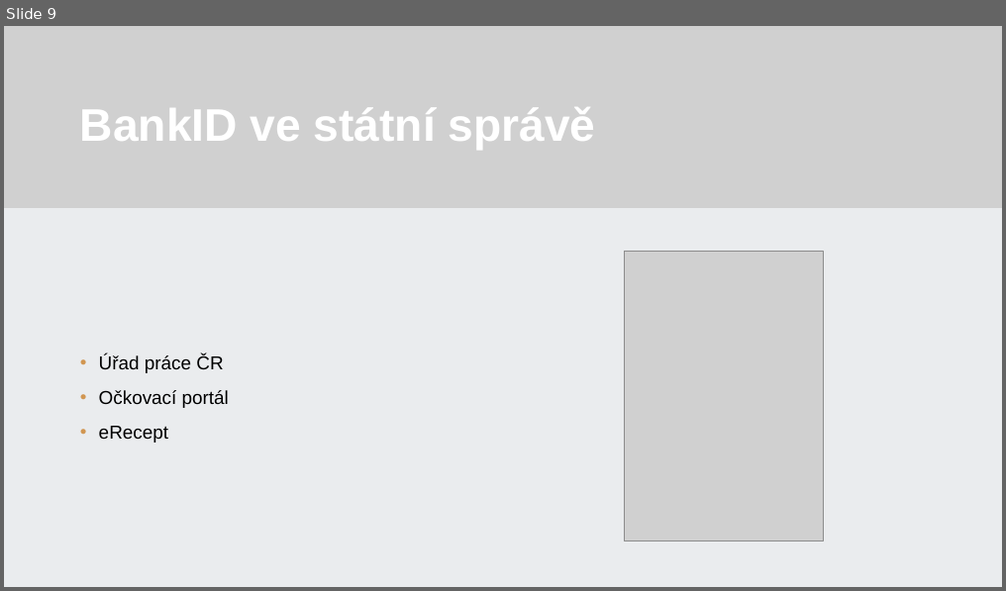
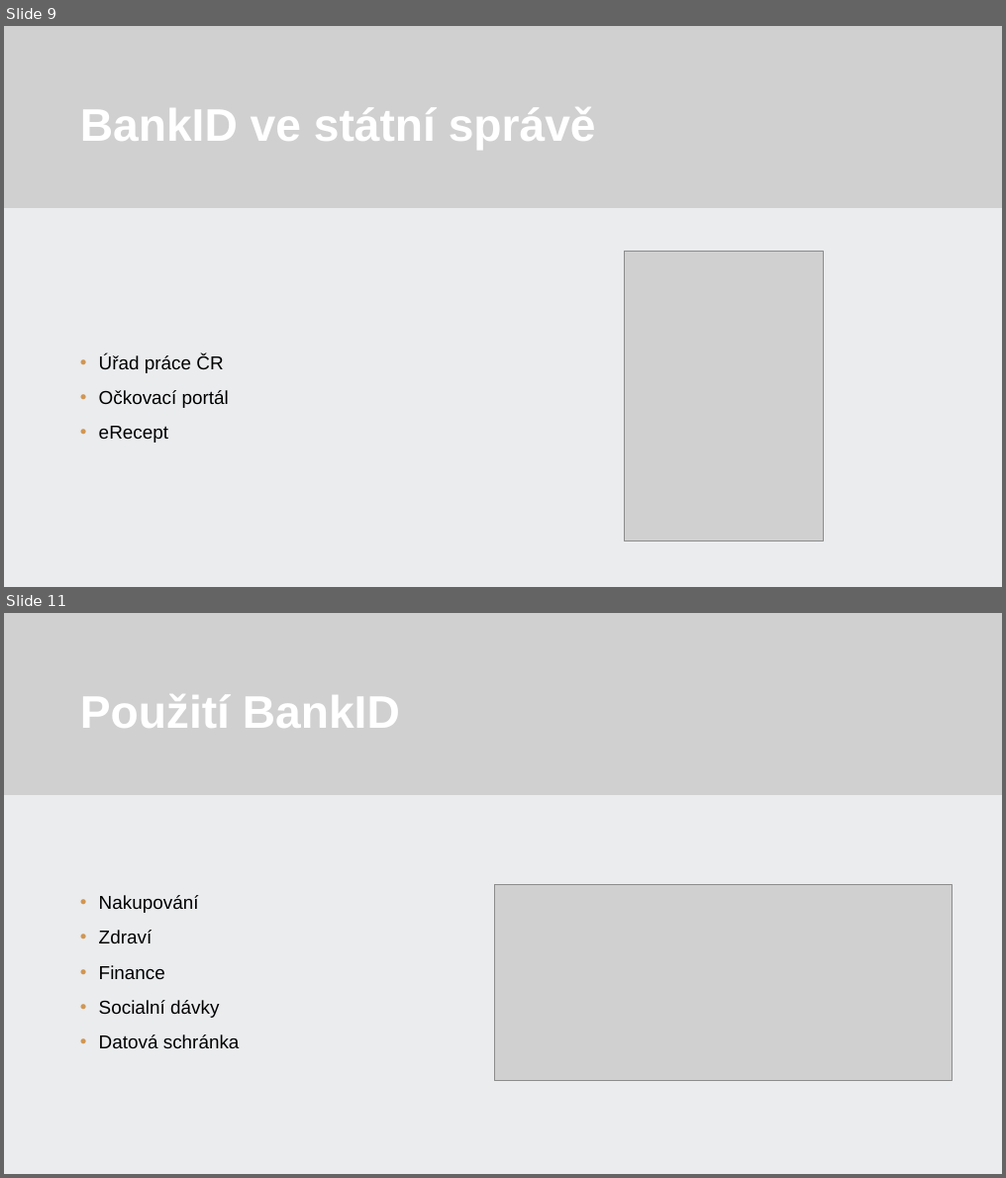
Before and after one commit to 22maixner/prezentace, a slide deck: Maixner.pptx. Shown one above the other, each under a label of ours: slide 9 before the commit, slides 9 and 11 after it; the slides between them are not shown. The pictures are 1006x591 and 1006x1178 pixels, drawn with LibreOffice and Linux fonts; fonts in the diff are those of the drawing; grey boxes stand for pictures; background and template pictures are left out. Boxes give left, top, right and bottom in pixels: in the first picture for what was removed or moved away, otherwise in the second. Text is boxed around its words. In the diff, an @@ line names an element or a change of style, - is before the commit and + after.

```diff
--- a/Maixner.pptx
+++ b/Maixner.pptx
@@ slide 11 added at (4,613,1002,1174), background #FFFFFF @@
@@ rectangle added at (4,613,1002,1174), fill #FFFFFF @@
@@ rectangle added at (4,613,1002,1174), fill #E2E5E8 at 70% opacity @@
@@ rectangle added at (4,613,1002,795), fill #5B4933 @@
@@ picture added at (4,613,1002,795) @@
@@ title added at (80,694,400,728), 44 pt, text #FFFFFF, bold @@
+Použití BankID
@@ text added at (99,895,240,1049), 18 pt, text #000000 @@
+• Nakupování
+• Zdraví
+• Finance
+• Socialní dávky
+• Datová schránka
@@ picture added at (495,885,952,1081) @@
```
Also in this commit, not shown: 3 slides changed, 7 other slides added, 10 slides removed, 1 other file.
